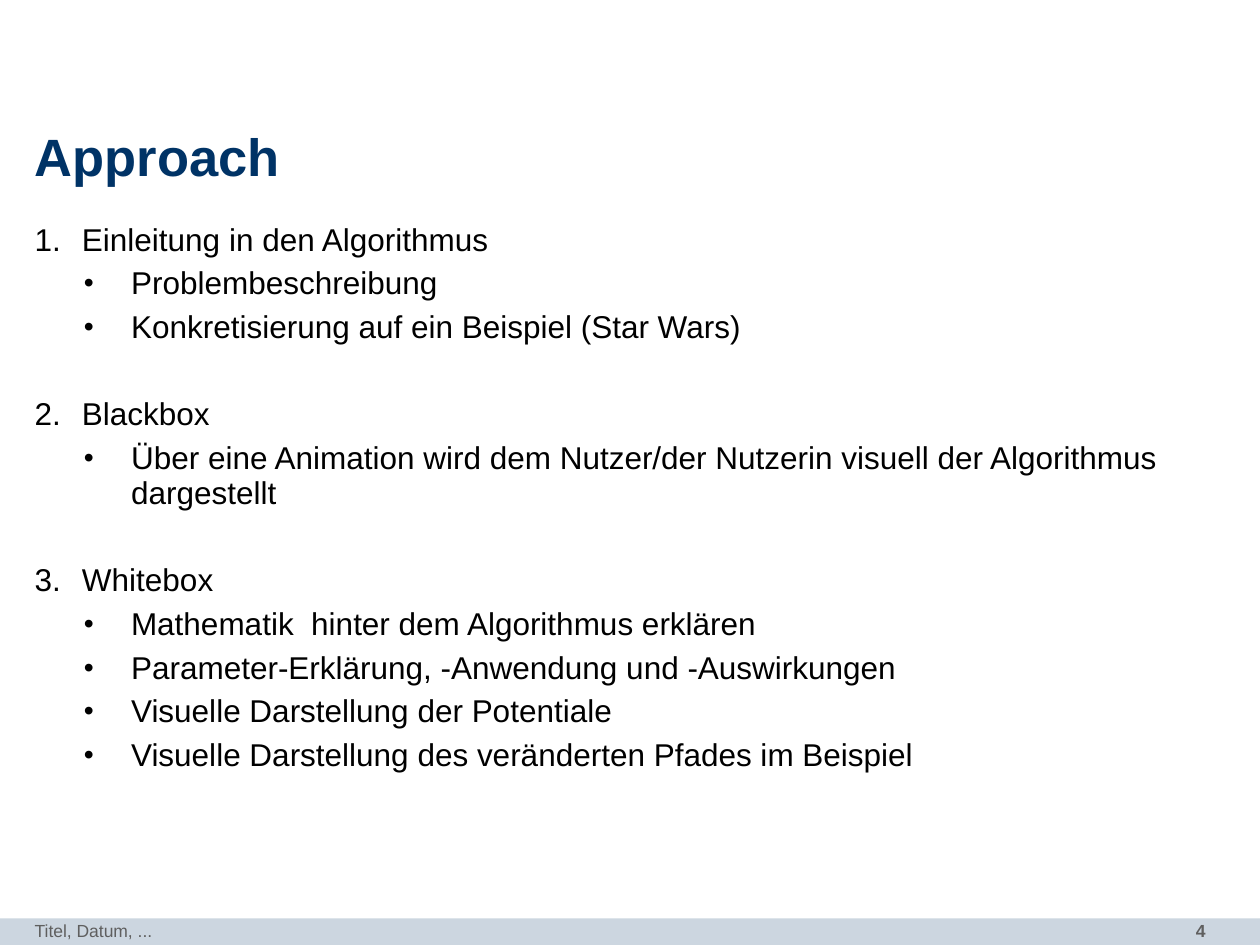
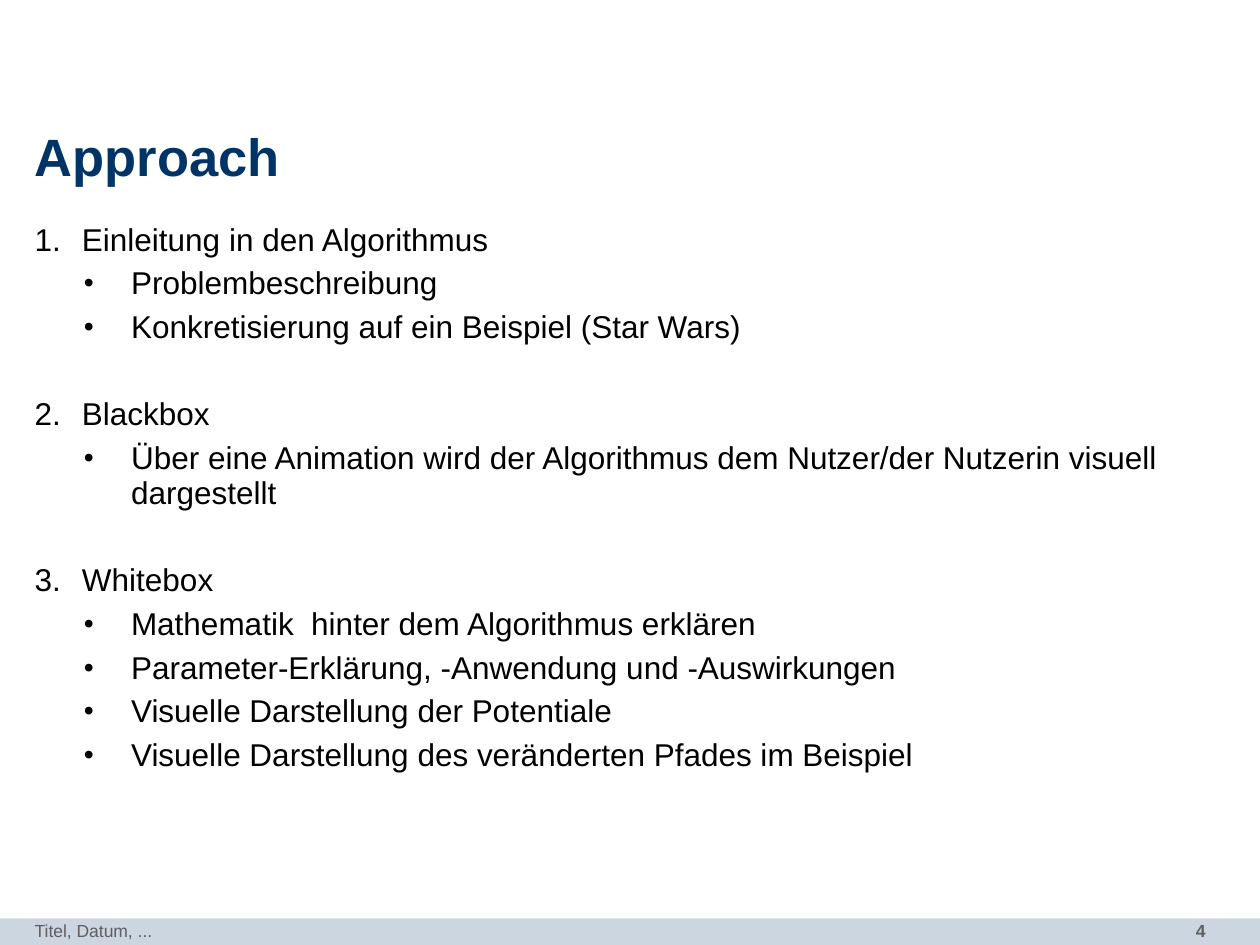
Before and after one commit to mthiop/mthiop.github.io, a slide deck: slide 4 of pres/PP_DataViz.odp. Drawn at 1260x945 pixels with LibreOffice and Linux fonts; fonts in the diff are those of the drawing; background and template pictures are left out. Boxes give left, top, right and bottom in pixels: in the first picture for what was removed or moved away, otherwise in the second. Text is boxed around its words. In the diff, an @@ line names an element or a change of style, - is before the commit and + after.

```diff
--- a/pres/PP_DataViz.odp
+++ b/pres/PP_DataViz.odp
@@ text at [131, 444, 1156, 510]: text changed @@
-  • Über eine Animation wird dem Nutzer/der Nutzerin visuell der Algorithmus dargestellt
+  • Über eine Animation wird der Algorithmus dem Nutzer/der Nutzerin visuell dargestellt
```
Also in this commit, not shown: 2 other slides changed, 1 slide added, 8 other files.
